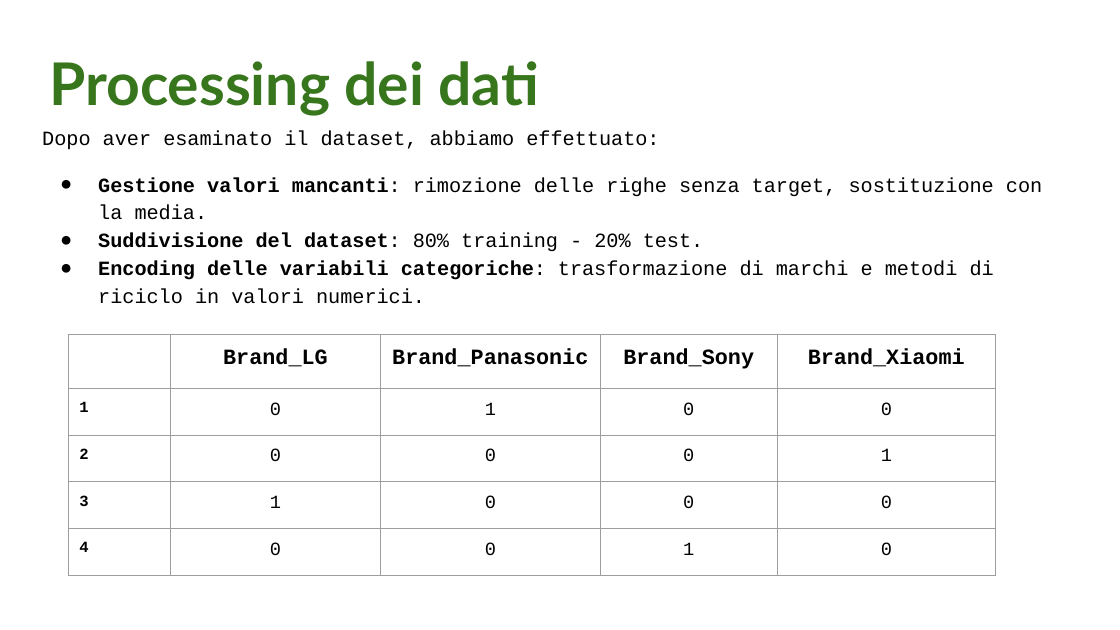
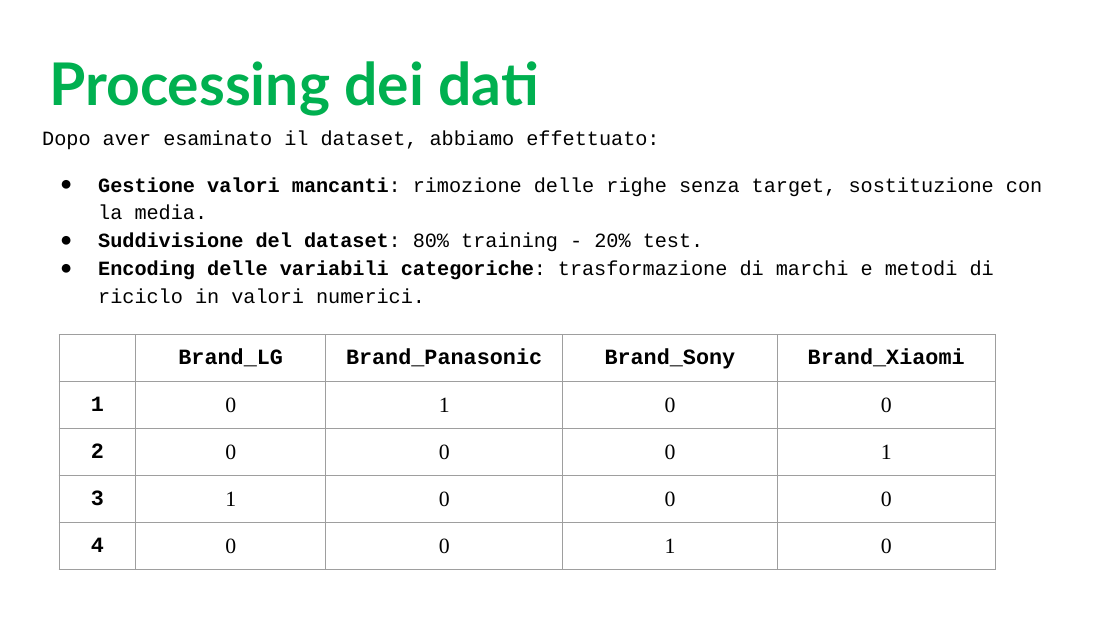
Before and after one commit to G3nnaro76/E-Cycle, a slide deck: slide 5 of Documents/Presentazione_E-Cycle.pptx. Drawn at 1120x630 pixels with LibreOffice and Linux fonts; fonts in the diff are those of the drawing. Boxes give left, top, right and bottom in pixels: in the first picture for what was removed or moved away, otherwise in the second. Text is boxed around its words. In the diff, an @@ line names an element or a change of style, - is before the commit and + after.

```diff
--- a/Documents/Presentazione_E-Cycle.pptx
+++ b/Documents/Presentazione_E-Cycle.pptx
@@ title "Processing dei dati" at (49,61,539,116): text colour #38761D to #00B050 @@
@@ table at (59,335,996,578) @@
@@ size 10 to 14 pt in "1", "2", "3", "4" @@
@@ size 12 to 14 pt, font Courier New to Times New Roman in "0", "1", "0", "0" and 12 more places @@
@@ alignment left to centre @@
@@ table: place and size @@
-table at (68,335,996,630)
+table at (59,335,996,578)
```
Also in this commit, not shown: 9 other slides changed, 1 other file.
